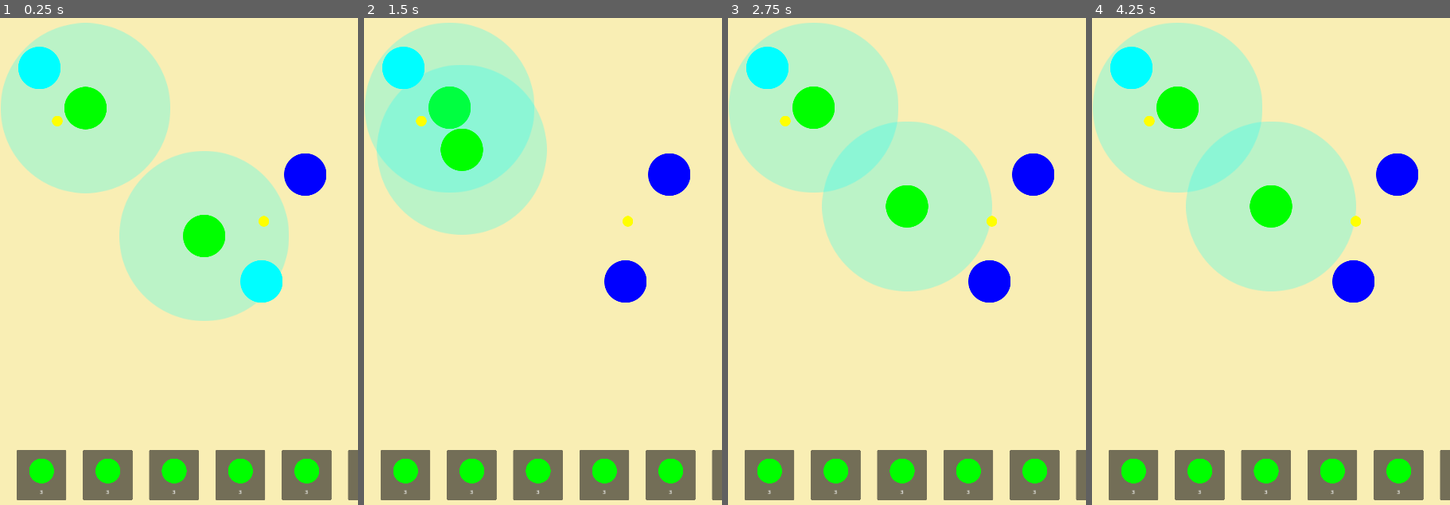
Above: before the commit, frames 1-4 (left to right).
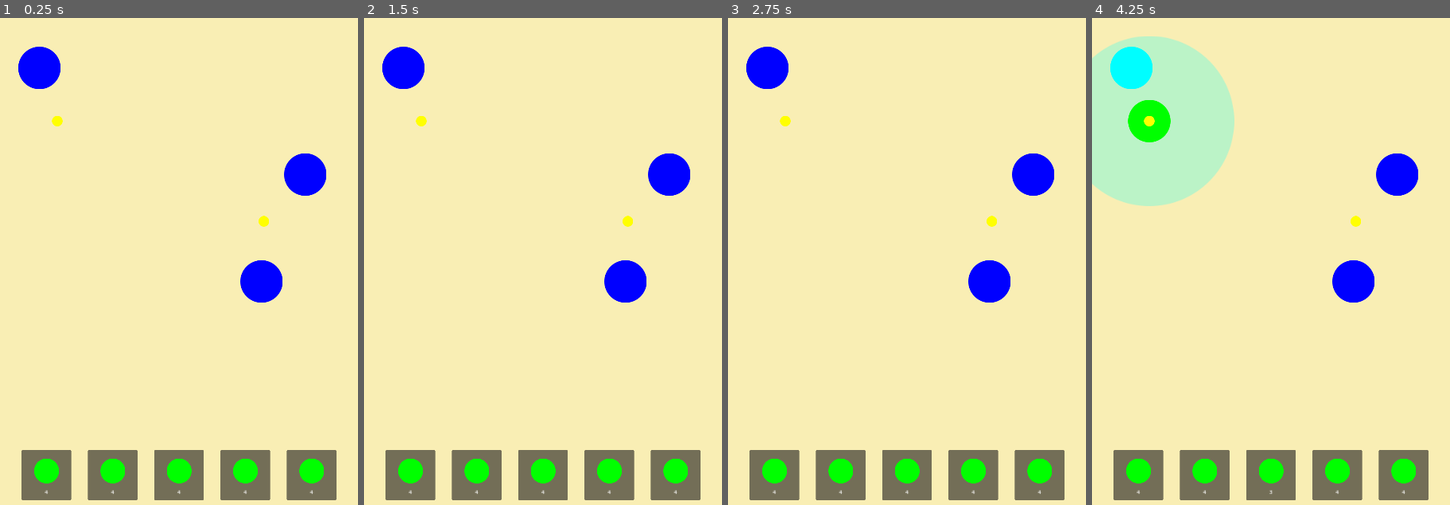
Above: after the commit, the same moments.

Repository: sisipun/Electrify
Game: Godot game, scene res://script/game.tscn
Two runs of this game, one before a commit and one after it. Both use one fixed random seed, a clock stepped at 60 frames per second and the inputs below.
Inputs (mouse positions are in pixels of both pictures, inside the frame that each line leads up to):
- Up to frame 1 (0.25 s): no input
- Up to frame 2 (1.5 s): tap Enter at 0.5 s; drag from (568, 237) to (449, 110) at 0.52 s; drag from (421, 120) to (543, 207) at 1.27 s
- Up to frame 3 (2.75 s): tap Space at 2 s; move the mouse to (992, 222) at 2.02 s; click (992, 222) at 2.17 s
- Up to frame 4 (4.25 s): tap Enter at 2.75 s; drag from (1149, 120) to (1271, 207) at 2.77 s; tap Space at 3.5 s; drag from (1271, 475) to (1177, 105) at 3.52 s

The runs differ from the first frame. In frame 1, 29% of the frame differs, in the area x 0-100%, y 0-100%; in frame 2, 20%; in frame 3, 27%; in frame 4, 21%.

Commit message:
Drag and drop spawn stations

Diff:
--- a/project.godot
+++ b/project.godot
@@ -15,6 +15,10 @@
 config/features=PackedStringArray("4.1", "Mobile")
 config/icon="res://asset/image/icon/icon.svg"
 
+[autoload]
+
+Events="*res://script/game_state/storage/event/event_storage.gd"
+
 [display]
 
 window/size/viewport_width=1080
--- a/script/game.tscn
+++ b/script/game.tscn
@@ -1,8 +1,9 @@
-[gd_scene load_steps=4 format=3 uid="uid://c2kb26jw5eyle"]
+[gd_scene load_steps=5 format=3 uid="uid://c2kb26jw5eyle"]
 
 [ext_resource type="PackedScene" uid="uid://civmld8jgj43g" path="res://script/level/level.tscn" id="1_qe6p7"]
 [ext_resource type="PackedScene" uid="uid://bfuyhl76347oj" path="res://script/interface/interface.tscn" id="2_ulcvg"]
 [ext_resource type="PackedScene" uid="uid://x3t4tisbkbcj" path="res://script/interface/panel/station/station_list_panel.tscn" id="3_t84e3"]
+[ext_resource type="PackedScene" uid="uid://dekjoya4s7qjg" path="res://script/interface/common/component/container/drag_and_drop/drag_and_drop.tscn" id="4_jwuvk"]
 
 [node name="Game" type="Node"]
 
@@ -28,3 +29,7 @@
 
 [node name="StationList" parent="InterfaceLayer/Interface" instance=ExtResource("3_t84e3")]
 layout_mode = 1
+
+[node name="DragAndDrop" parent="." instance=ExtResource("4_jwuvk")]
+_drag_zone_path = NodePath("../InterfaceLayer/Interface/StationList")
+_drop_zone_path = NodePath("../LevelLayer/Level")
--- /dev/null
+++ b/script/game_state/storage/event/event_storage.gd
@@ -0,0 +1,2 @@
+class_name EventStorage
+extends Node
--- /dev/null
+++ b/script/interface/common/component/container/drag_and_drop/drag_and_drop.gd
@@ -0,0 +1,37 @@
+class_name DragAndDropped
+extends Node
+
+
+@export_node_path("Node") var _drag_zone_path: NodePath
+@export_node_path("Node") var _drop_zone_path: NodePath
+
+@onready var _drag_zone: Node = get_node(_drag_zone_path)
+@onready var _drop_zone: Node = get_node(_drop_zone_path)
+
+var _drag_data: Variant
+
+
+func _ready() -> void:
+	_drag_data = null
+	_drag_zone.dragged.connect(_on_dragged)
+
+
+func _unhandled_input(event: InputEvent) -> void:
+	if _drag_data == null:
+		return
+
+	if event is InputEventScreenDrag:
+		pass
+	elif event is InputEventScreenTouch and not event.is_pressed():
+		if _drop_zone.can_drop(event.position, _drag_data):
+			_drop_zone.drop(event.position, _drag_data)
+			_drag_zone.dropped(_drag_data)
+		else:
+			_drag_zone.drag_canceled(_drag_data)
+		_drag_data = null
+
+
+func _on_dragged(data: Variant) -> void:
+	if _drag_data == null:
+		_drag_data = data
+		_drag_zone.drag_started(_drag_data)
--- /dev/null
+++ b/script/interface/common/component/container/drag_and_drop/drag_and_drop.tscn
@@ -0,0 +1,6 @@
+[gd_scene load_steps=2 format=3 uid="uid://dekjoya4s7qjg"]
+
+[ext_resource type="Script" path="res://script/interface/common/component/container/drag_and_drop/drag_and_drop.gd" id="1_mydpn"]
+
+[node name="DragAndDrop" type="Node"]
+script = ExtResource("1_mydpn")
--- a/script/interface/common/component/container/drag_scroll/drag_scroll_container.gd
+++ /dev/null
@@ -1,8 +0,0 @@
-class_name DragScrollContainer
-extends ScrollContainer
-
-
-func _gui_input(event: InputEvent) -> void:
-	if event is InputEventScreenDrag:
-		scroll_vertical -= event.relative.y
-		scroll_horizontal -= event.relative.x
--- a/script/interface/common/component/container/drag_scroll/drag_scroll_container.tscn
+++ /dev/null
@@ -1,6 +0,0 @@
-[gd_scene load_steps=2 format=3 uid="uid://dblvp6eu31chm"]
-
-[ext_resource type="Script" path="res://script/interface/common/component/container/drag_scroll/drag_scroll_container.gd" id="1_a0k0n"]
-
-[node name="DragScrollContainer" type="ScrollContainer"]
-script = ExtResource("1_a0k0n")
--- /dev/null
+++ b/script/interface/interface.gd
@@ -0,0 +1,2 @@
+class_name Interface
+extends Control
--- a/script/interface/panel/station/station_definition.gd
+++ b/script/interface/panel/station/station_definition.gd
@@ -2,6 +2,35 @@
 extends Panel
 
 
+signal dragged
+
+
+@export_node_path("Label") var _count_label_node_path: NodePath
+
+@onready var _count_label: Label = get_node(_count_label_node_path)
+
+var _count:
+	set(value):
+		_count = value
+		_count_label.text = str(value)
+
+
+func _ready() -> void:
+	_count = 4
+
+
 func _gui_input(event: InputEvent) -> void:
 	if event is InputEventScreenDrag:
-		print('drag')
+		emit_signal("dragged")
+
+
+func drag_started() -> void:
+	_count -= 1
+
+
+func drag_canceled() -> void:
+	_count += 1
+
+
+func dropped() -> void:
+	pass
--- a/script/interface/panel/station/station_definition.tscn
+++ b/script/interface/panel/station/station_definition.tscn
@@ -7,7 +7,9 @@
 custom_minimum_size = Vector2(150, 150)
 offset_right = 150.0
 offset_bottom = 150.0
+mouse_filter = 1
 script = ExtResource("1_vi62g")
+_count_label_node_path = NodePath("Count")
 
 [node name="Body" type="NinePatchRect" parent="."]
 custom_minimum_size = Vector2(75, 75)
--- /dev/null
+++ b/script/interface/panel/station/station_list_panel.gd
@@ -0,0 +1,33 @@
+class_name StationListPanel
+extends Control
+
+
+signal dragged(data)
+
+
+@export_node_path("Control") var _definitions_node_path: NodePath
+
+@onready var _definitions_node: Control = get_node(_definitions_node_path)
+
+
+func _ready() -> void:
+	for definition in _definitions_node.get_children():
+		definition.dragged.connect(Callable(_on_definition_dragged).bind(definition))
+
+
+func drag_started(data: Dictionary) -> void:
+	data["definition"].drag_started()
+
+
+func drag_canceled(data: Dictionary) -> void:
+	data["definition"].drag_canceled()
+
+
+func dropped(data: Dictionary) -> void:
+	data["definition"].dropped()
+
+
+func _on_definition_dragged(definition: StationDefinition) -> void:
+	var data = {}
+	data["definition"] = definition
+	emit_signal("dragged", data)
--- a/script/interface/panel/station/station_list_panel.tscn
+++ b/script/interface/panel/station/station_list_panel.tscn
@@ -1,9 +1,9 @@
 [gd_scene load_steps=3 format=3 uid="uid://x3t4tisbkbcj"]
 
-[ext_resource type="PackedScene" uid="uid://dblvp6eu31chm" path="res://script/interface/common/component/container/drag_scroll/drag_scroll_container.tscn" id="1_yyo3t"]
-[ext_resource type="PackedScene" uid="uid://ceeklw0avuh5r" path="res://script/interface/panel/station_definition.tscn" id="2_h815n"]
+[ext_resource type="Script" path="res://script/interface/panel/station/station_list_panel.gd" id="1_7csx3"]
+[ext_resource type="PackedScene" uid="uid://ceeklw0avuh5r" path="res://script/interface/panel/station/station_definition.tscn" id="2_h815n"]
 
-[node name="StationList" type="Control"]
+[node name="StationListPanel" type="Control"]
 custom_minimum_size = Vector2(0, 300)
 layout_mode = 3
 anchors_preset = 12
@@ -12,48 +12,43 @@
 anchor_bottom = 1.0
 grow_horizontal = 2
 grow_vertical = 0
+mouse_filter = 1
+script = ExtResource("1_7csx3")
+_definitions_node_path = NodePath("CenterContainer/MarginContainer/Definitions")
 
-[node name="DragScrollContainer" parent="." instance=ExtResource("1_yyo3t")]
+[node name="CenterContainer" type="CenterContainer" parent="."]
+custom_minimum_size = Vector2(0, 300)
 layout_mode = 1
-anchors_preset = 15
+anchors_preset = 12
+anchor_top = 1.0
 anchor_right = 1.0
 anchor_bottom = 1.0
+offset_top = -150.0
 grow_horizontal = 2
-grow_vertical = 2
-horizontal_scroll_mode = 3
-vertical_scroll_mode = 3
-
-[node name="CenterContainer" type="CenterContainer" parent="DragScrollContainer"]
-layout_mode = 2
+grow_vertical = 0
 size_flags_horizontal = 3
 size_flags_vertical = 3
 
-[node name="MarginContainer" type="MarginContainer" parent="DragScrollContainer/CenterContainer"]
+[node name="MarginContainer" type="MarginContainer" parent="CenterContainer"]
 layout_mode = 2
 theme_override_constants/margin_left = 50
 theme_override_constants/margin_right = 50
 
-[node name="Definitions" type="HBoxContainer" parent="DragScrollContainer/CenterContainer/MarginContainer"]
+[node name="Definitions" type="HBoxContainer" parent="CenterContainer/MarginContainer"]
 layout_mode = 2
 theme_override_constants/separation = 50
 
-[node name="StationDefinition" parent="DragScrollContainer/CenterContainer/MarginContainer/Definitions" instance=ExtResource("2_h815n")]
+[node name="StationDefinition" parent="CenterContainer/MarginContainer/Definitions" instance=ExtResource("2_h815n")]
 layout_mode = 2
 
-[node name="StationDefinition2" parent="DragScrollContainer/CenterContainer/MarginContainer/Definitions" instance=ExtResource("2_h815n")]
+[node name="StationDefinition2" parent="CenterContainer/MarginContainer/Definitions" instance=ExtResource("2_h815n")]
 layout_mode = 2
 
-[node name="StationDefinition3" parent="DragScrollContainer/CenterContainer/MarginContainer/Definitions" instance=ExtResource("2_h815n")]
+[node name="StationDefinition3" parent="CenterContainer/MarginContainer/Definitions" instance=ExtResource("2_h815n")]
 layout_mode = 2
 
-[node name="StationDefinition4" parent="DragScrollContainer/CenterContainer/MarginContainer/Definitions" instance=ExtResource("2_h815n")]
+[node name="StationDefinition4" parent="CenterContainer/MarginContainer/Definitions" instance=ExtResource("2_h815n")]
 layout_mode = 2
 
-[node name="StationDefinition5" parent="DragScrollContainer/CenterContainer/MarginContainer/Definitions" instance=ExtResource("2_h815n")]
+[node name="StationDefinition5" parent="CenterContainer/MarginContainer/Definitions" instance=ExtResource("2_h815n")]
 layout_mode = 2
-
-[node name="StationDefinition6" parent="DragScrollContainer/CenterContainer/MarginContainer/Definitions" instance=ExtResource("2_h815n")]
-layout_mode = 2
-
-[node name="StationDefinition7" parent="DragScrollContainer/CenterContainer/MarginContainer/Definitions" instance=ExtResource("2_h815n")]
-layout_mode = 2
--- a/script/level/level.gd
+++ b/script/level/level.gd
@@ -5,13 +5,17 @@
 @export_node_path("CollisionShape2D") var _shape_path: NodePath
 @export_node_path("Node2D") var _stations_node_path: NodePath
 @export_node_path("Node2D") var _buildings_node_path: NodePath
+@export_node_path("Node2D") var _points_node_path: NodePath
+@export var _station_scene: PackedScene
 
 @onready var _shape: CollisionShape2D = get_node(_shape_path)
 @onready var _stations_node: Node2D = get_node(_stations_node_path)
 @onready var _buildings_node: Node2D = get_node(_buildings_node_path)
+@onready var _points_node: Node2D = get_node(_points_node_path)
 
 var _stations: Array[Station]
 var _buildings: Array[Building]
+var _points: Array[StationPoint]
 var _selected_station: Station
 
 
@@ -20,15 +24,12 @@
 	get_viewport().size_changed.connect(_on_window_size_changed)
 
 	_stations = []
-	for station in _stations_node.get_children():
-		station.pressed.connect(Callable(_on_station_pressed).bind(station))
-		station.building_entered.connect(Callable(_on_station_building_entered).bind(station))
-		station.init(256)
-		_stations.append(station)
-
 	_buildings = []
 	for building in _buildings_node.get_children():
 		_buildings.append(building)
+	_points = []
+	for point in _points_node.get_children():
+		_points.append(point)
 
 	_selected_station = null
 
@@ -38,6 +39,20 @@
 		if not building.is_active():
 			return false
 	return true
+
+
+func can_drop(_global_position: Vector2, _data: Variant) -> bool:
+	return get_point(_global_position) != null
+
+
+func drop(_global_position: Vector2, _data: Variant) -> void:
+	var station: Station = _station_scene.instantiate()
+	_stations_node.add_child(station)
+	_stations.append(station)
+	station.pressed.connect(Callable(_on_station_pressed).bind(station))
+	station.building_entered.connect(Callable(_on_station_building_entered).bind(station))
+	station.init(to_local(_global_position), 256)
+	get_point(_global_position).add_station(station)
 
 
 func _unhandled_input(event: InputEvent) -> void:
@@ -77,3 +92,10 @@
 func _on_station_building_entered(_building: Building, _station: Station) -> void:
 	if is_completed():
 		print('completed')
+
+
+func get_point(_global_position: Vector2) -> StationPoint:
+	for point in _points:
+		if point.can_add_station(_global_position):
+			return point
+	return null
--- a/script/level/level.tscn
+++ b/script/level/level.tscn
@@ -14,17 +14,13 @@
 _shape_path = NodePath("Shape")
 _stations_node_path = NodePath("Stations")
 _buildings_node_path = NodePath("Buldings")
+_points_node_path = NodePath("Points")
+_station_scene = ExtResource("2_781vj")
 
 [node name="Shape" type="CollisionShape2D" parent="."]
 shape = SubResource("RectangleShape2D_qohh0")
 
 [node name="Stations" type="Node2D" parent="."]
-
-[node name="Station" parent="Stations" instance=ExtResource("2_781vj")]
-position = Vector2(76, 90)
-
-[node name="Station2" parent="Stations" instance=ExtResource("2_781vj")]
-position = Vector2(-282, -295)
 
 [node name="Buldings" type="Node2D" parent="."]
 
--- a/script/level/station/station.gd
+++ b/script/level/station/station.gd
@@ -20,7 +20,8 @@
 	buildings = []
 
 
-func init(zone_radius: float) -> void:
+func init(_position: Vector2, zone_radius: float) -> void:
+	position = _position
 	_zone.init(zone_radius)
 
 	_zone.building_entered.connect(_on_building_entered)
--- a/script/level/station/station_point.gd
+++ b/script/level/station/station_point.gd
@@ -2,25 +2,21 @@
 extends Area2D
 
 
-var entered_station: Station
+@export_node_path("CollisionShape2D") var _shape_node_path: NodePath
+
+@onready var _shape: CollisionShape2D = get_node(_shape_node_path)
+
+var _station: Station
 
 
 func _ready() -> void:
-	area_entered.connect(_on_area_entered)
-	area_exited.connect(_on_area_exited)
-	entered_station = null
+	_station = null
 
 
-func _input_event(_viewport: Viewport, event: InputEvent, _shape_idx: int) -> void:
-	if event is InputEventScreenTouch and not event.pressed and entered_station:
-		entered_station.move_to(position)
+func can_add_station(_global_position: Vector2) -> bool:
+	return not _station and _shape.shape.get_rect().has_point(to_local(_global_position))
 
 
-func _on_area_entered(area: Area2D) -> void:
-	if not entered_station and area is Station:
-		entered_station = area
-
-
-func _on_area_exited(area: Area2D) -> void:
-	if entered_station and area == entered_station:
-		entered_station = null
+func add_station(station: Station) -> void:
+	_station = station
+	_station.move_to(position)
--- a/script/level/station/station_point.tscn
+++ b/script/level/station/station_point.tscn
@@ -8,6 +8,7 @@
 
 [node name="StationPoint" type="Area2D"]
 script = ExtResource("1_2o4dw")
+_shape_node_path = NodePath("Shape")
 
 [node name="Shape" type="CollisionShape2D" parent="."]
 shape = SubResource("CircleShape2D_w8rkw")
